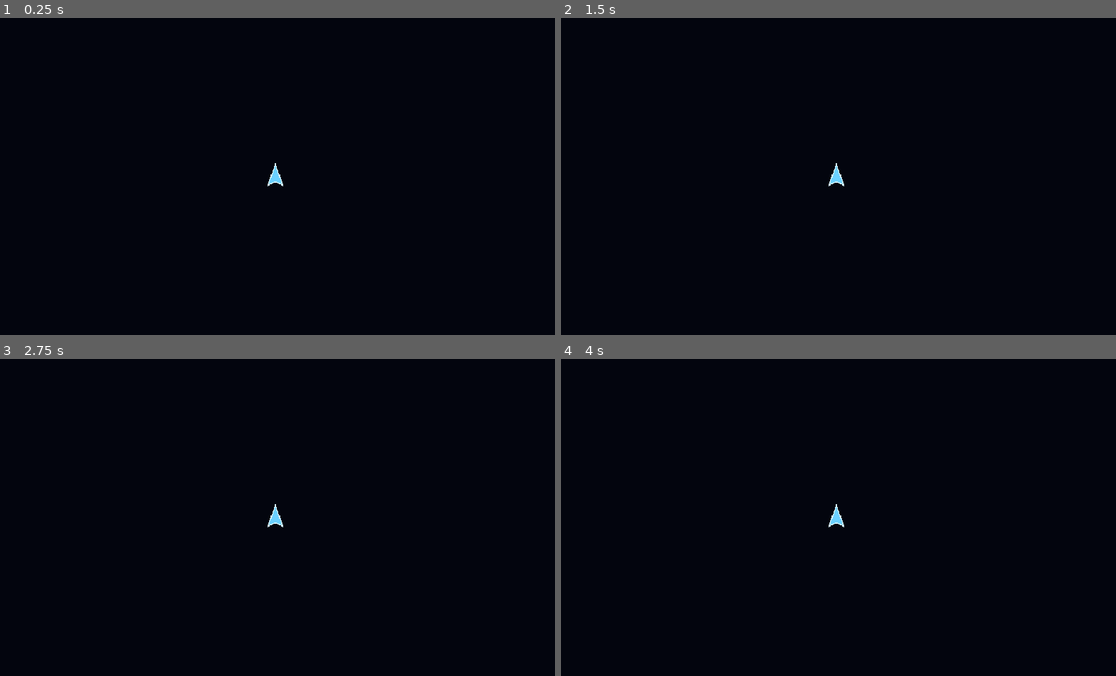
Above: before the commit, frames 1-4 (two rows, left to right).
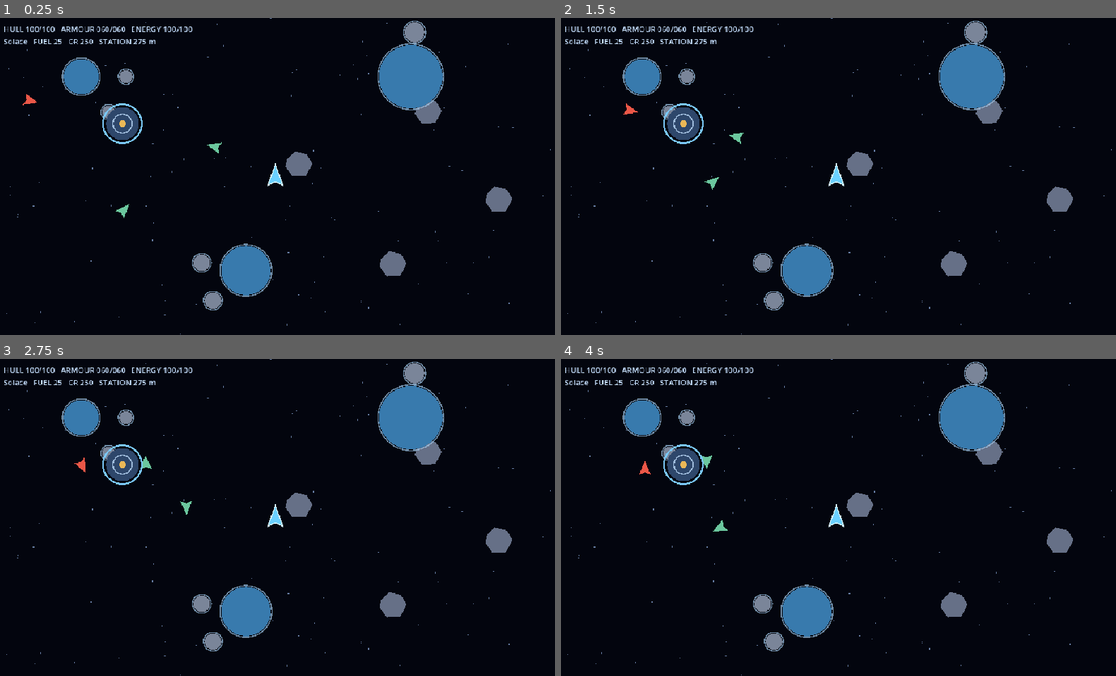
Above: after the commit, the same moments.

Repository: DARTVADER1-DROID/Star-Forge
Game: Godot game, scene res://scenes/main.tscn
Two runs of this game, one before a commit and one after it. Both use one fixed random seed, a clock stepped at 60 frames per second and the inputs below.
Inputs (mouse positions are in pixels of both pictures, inside the frame that each line leads up to):
- Up to frame 1 (0.25 s): no input
- Up to frame 2 (1.5 s): move the mouse to (960, 160) at 0.52 s; click (960, 160) at 0.67 s; drag from (721, 192) to (810, 239) at 1.27 s
- Up to frame 3 (2.75 s): move the mouse to (333, 447) at 2.02 s; click (333, 447) at 2.17 s
- Up to frame 4 (4 s): drag from (810, 580) to (666, 469) at 2.77 s; move the mouse to (1005, 565) at 3.52 s; click (1005, 565) at 3.67 s

The runs differ from the first frame. In frame 1, 6.8% of the frame differs, in the area x 0-100%, y 0-100%; in frame 2, 6.8%; in frame 3, 6.8%; in frame 4, 6.8%.
Error before the commit: Parse Error: Too many arguments for "update_ship_status()" call. Expected at most 8 but received 11. (res://scripts/world/world.gd:51)

Commit message:
Show fuel and gate station trading by docking range

Diff:
--- a/scripts/ui/touch_hud.gd
+++ b/scripts/ui/touch_hud.gd
@@ -25,6 +25,7 @@
 var _quantity_label: Label
 var _npc_loot_button: Button
 var _gameplay_blocked := false
+var _station_access := false
 
 func _ready() -> void:
     mouse_filter = Control.MOUSE_FILTER_IGNORE
@@ -38,8 +39,9 @@
 
 func _build_status() -> void:
     _status_label = Label.new()
-    _status_label.position = Vector2(18,12)
-    _status_label.add_theme_font_size_override("font_size",16)
+    _status_label.position = Vector2(18,10)
+    _status_label.size = Vector2(700,48)
+    _status_label.add_theme_font_size_override("font_size",13)
     _status_label.add_theme_color_override("font_color",Color(0.78,0.88,1.0))
     _status_label.mouse_filter = Control.MOUSE_FILTER_IGNORE
     add_child(_status_label)
@@ -139,8 +141,13 @@
     steering_changed.emit(Vector2.ZERO)
     queue_redraw()
 
-func update_ship_status(hull: float,hull_max: float,armour: float,armour_max: float,energy: float,energy_max: float,credits: int,_inventory: Dictionary) -> void:
-    _status_label.text = "HULL %03d/%03d   ARMOUR %03d/%03d   ENERGY %03d/%03d   CR %d" % [roundi(hull),roundi(hull_max),roundi(armour),roundi(armour_max),roundi(energy),roundi(energy_max),credits]
+func update_ship_status(hull: float,hull_max: float,armour: float,armour_max: float,energy: float,energy_max: float,credits: int,_inventory: Dictionary,fuel: int,system_name: String,station_distance: float) -> void:
+    var can_sell := station_distance <= 90.0
+    if can_sell != _station_access:
+        _station_access = can_sell
+        refresh_inventory()
+    var station_hint := "DOCKED RANGE" if can_sell else "STATION %.0f m" % station_distance
+    _status_label.text = "HULL %03d/%03d   ARMOUR %03d/%03d   ENERGY %03d/%03d\n%s   FUEL %02d   CR %d   %s" % [roundi(hull),roundi(hull_max),roundi(armour),roundi(armour_max),roundi(energy),roundi(energy_max),system_name,fuel,credits,station_hint]
 
 func _make_panel(title: String, dimensions: Vector2) -> Dictionary:
     var panel := PanelContainer.new()
@@ -234,8 +241,8 @@
         )
         row.add_child(select)
         var sell := Button.new()
-        sell.text = "SELL"
-        sell.disabled = int(GameState.inventory[id]) <= 0
+        sell.text = "SELL" if _station_access else "DOCK"
+        sell.disabled = int(GameState.inventory[id]) <= 0 or not _station_access
         sell.pressed.connect(func(): action_requested.emit("SELL",id))
         row.add_child(sell)
         _inventory_rows.add_child(row)
@@ -264,7 +271,7 @@
     _galaxy_panel = built.panel
     var content: VBoxContainer = built.content
     var hint := Label.new()
-    hint.text = "Select a connected system. Each jump costs 5 Fuel."
+    hint.text = "Select a connected system. Each jump costs 5 Fuel. Available: %d" % int(GameState.inventory.get("fuel",0))
     content.add_child(hint)
     _galaxy_buttons = VBoxContainer.new()
     content.add_child(_galaxy_buttons)
